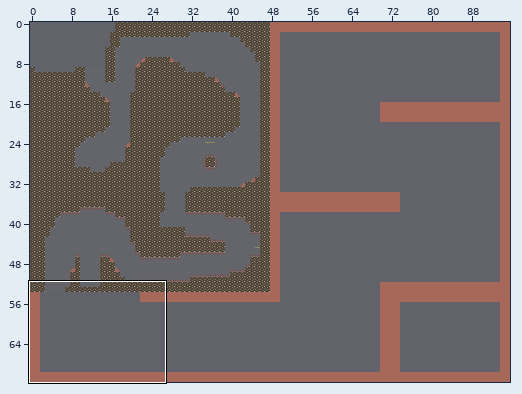
Level history. Tiled map: misc/tiled/maps/03.2.cave.tmx. The picture above shows the old version from afar; the outline marks the close-up.
Close-up. Old version:
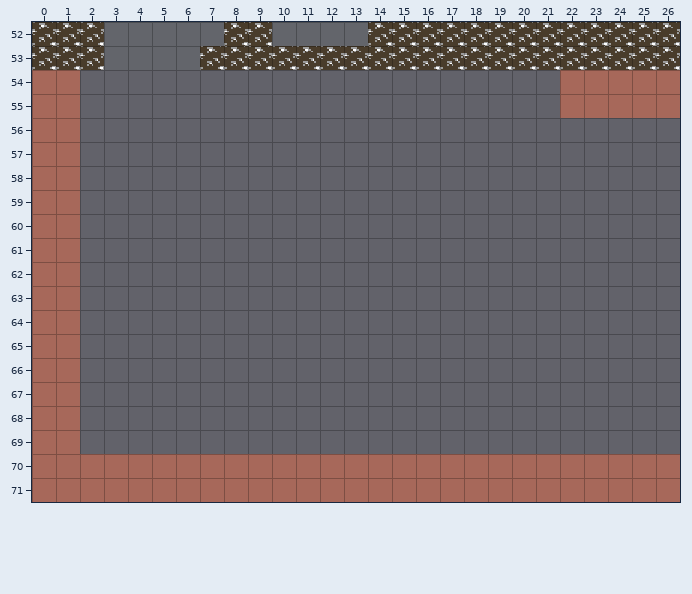
Cells are 16x16 px. Shown: x 0..26, y 52..71.
And afterwards:
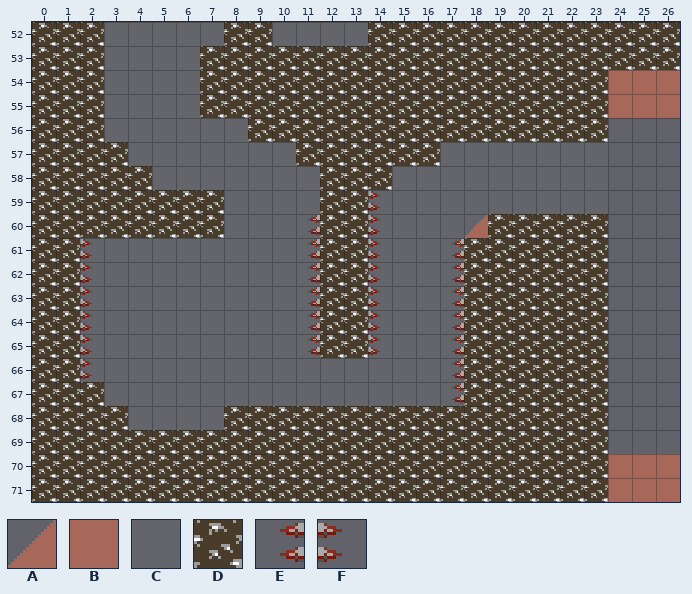
Key: from "Dev": A 10 "c45_rd", B 12 "fill", C 14 "wall", D 20 "rock"; from "Spike": E 1 "short_l", F 2 "short_r".
_ is an empty cell.
Difference:
Layer "back":
The author put tile C in row 59 at x 14; in row 60 at x 11, 14 and 18; in rows 61 to 65 at x 2, 11, 14 and 17; in row 66 at x 2 and 17; in row 67 at x 17.
Layer "block":
The author put tile A in row 60 at x 18.
Tile B becomes tile D in rows 54 to 55 at x 0 to 1 and 22 to 23; in rows 56 to 69 at x 0 to 1; in rows 70 to 71 at x 0 to 23.
The author put tile D in rows 54 to 55 at x 2 and 7 to 21; in row 56 at x 2 and 9 to 23; in row 57 at x 2 to 3 and 11 to 16; in row 58 at x 2 to 4 and 12 to 14; in row 59 at x 2 to 7 and 12 to 13; in row 60 at x 2 to 7, 12 to 13 and 19 to 23.
The author put tile D in rows 61 to 65 at x 12 to 13 and 18 to 23; in row 66 at x 18 to 23; in row 67 at x 2 and 18 to 23; in row 68 at x 2 to 3 and 8 to 23; in row 69 at x 2 to 23.
The author put tile E in row 60 at x 11; in rows 61 to 65 at x 11 and 17; in rows 66 to 67 at x 17.
The author put tile F in rows 59 to 60 at x 14; in rows 61 to 65 at x 2 and 14; in row 66 at x 2.
Boxes around the changes in both close-ups, in picture pixels (x1, y1, x2, y2):
changed: (32, 70, 608, 502)
